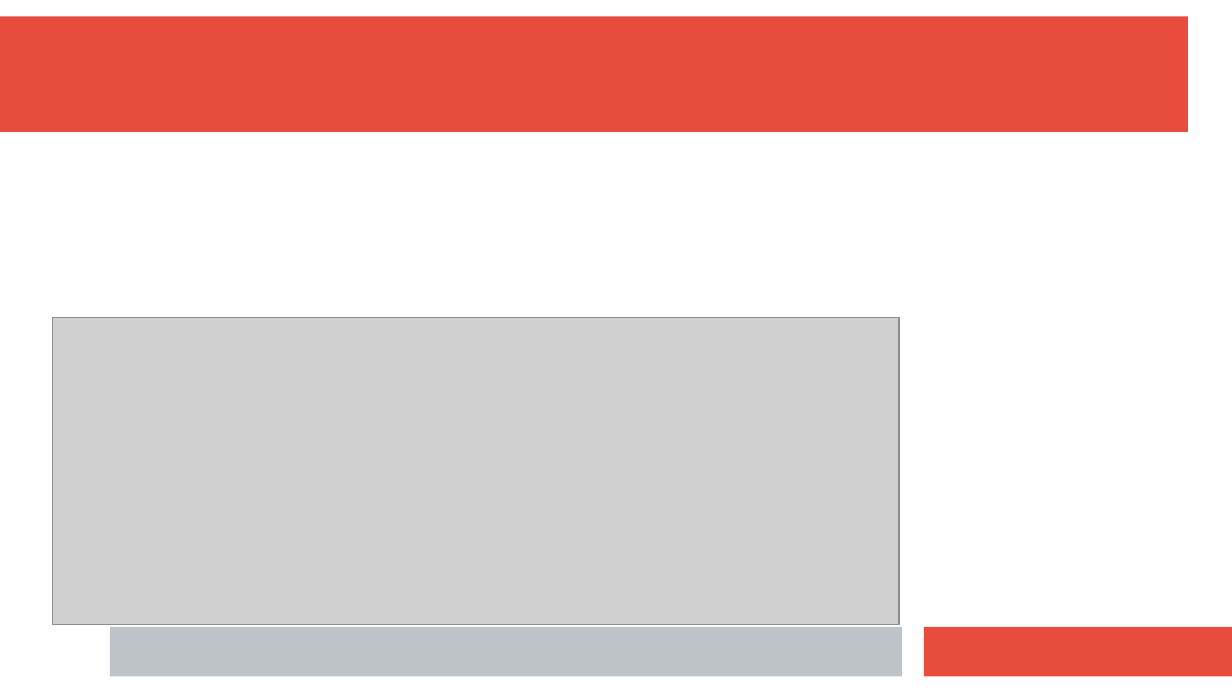
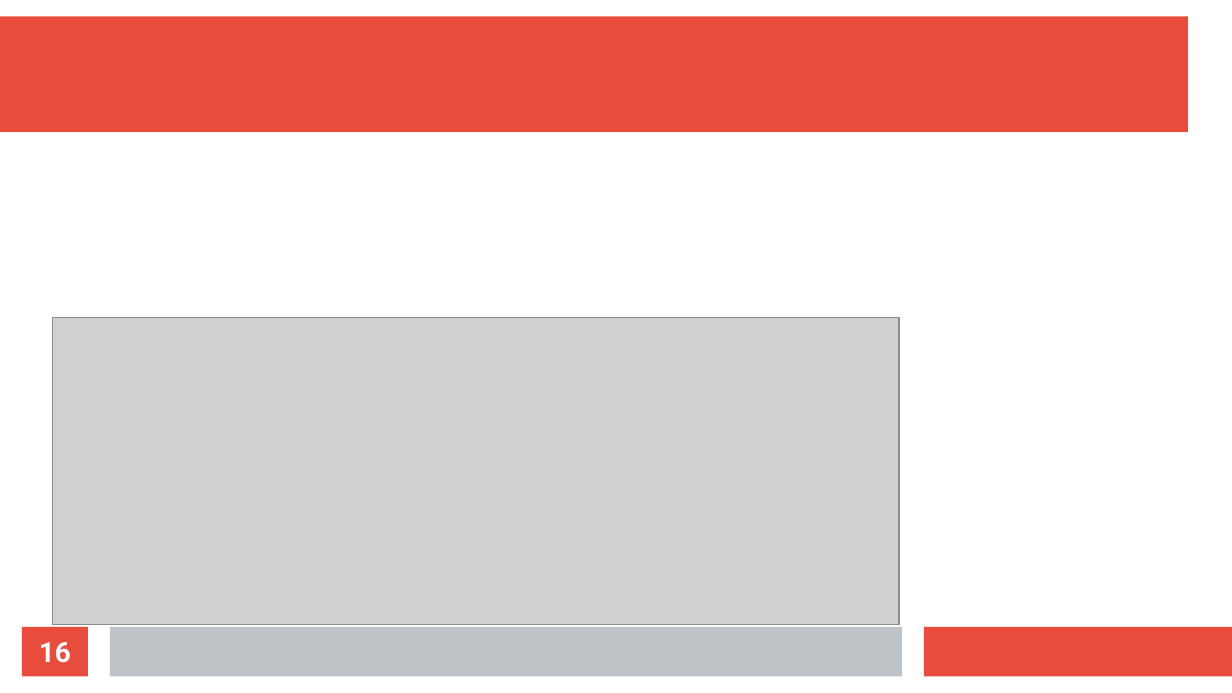
Before and after one commit to Aureumignis/UniStuff, a slide deck: slide 16 of WISE2020/HTiESD/HTiEDS_Praesentation.odp. Drawn at 1232x693 pixels with LibreOffice and Linux fonts; fonts in the diff are those of the drawing; grey boxes stand for pictures. Boxes give left, top, right and bottom in pixels: in the first picture for what was removed or moved away, otherwise in the second. Text is boxed around its words. In the diff, an @@ line names an element or a change of style, - is before the commit and + after.

```diff
--- a/WISE2020/HTiESD/HTiEDS_Praesentation.odp
+++ b/WISE2020/HTiESD/HTiEDS_Praesentation.odp
@@ page number added at [22,627,88,676], fill #E74C3C, 18 pt, text #FFFFFF, bold @@
+16
```
Also in this commit, not shown: 14 other slides changed, 2 slides added, 3 slides removed.
